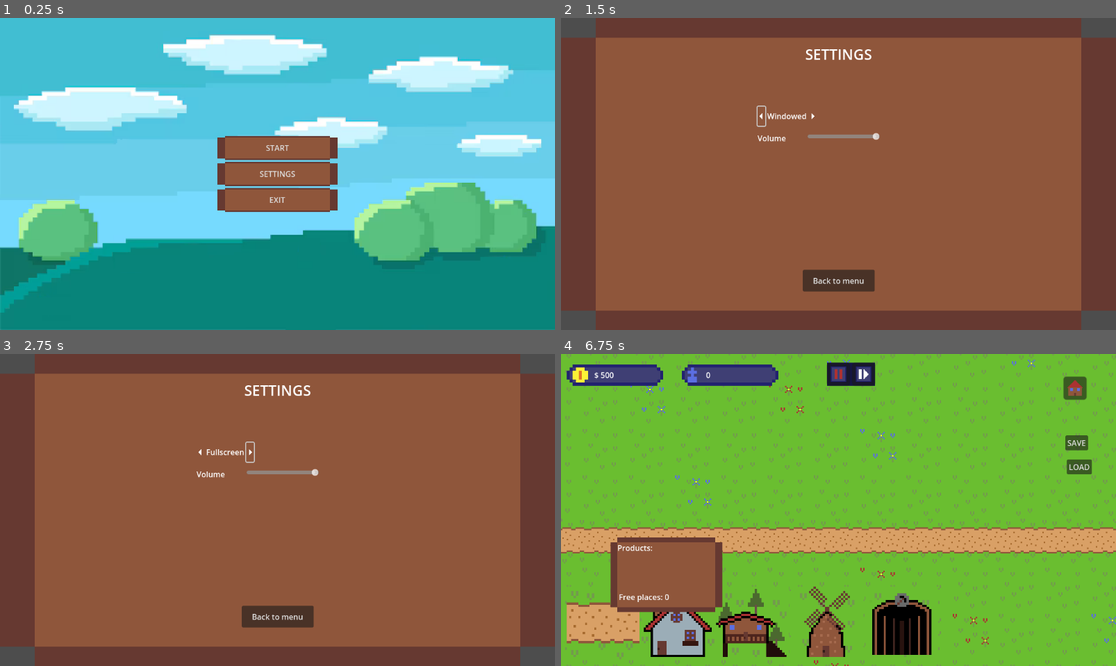
Above: before the commit, frames 1-4 (two rows, left to right).
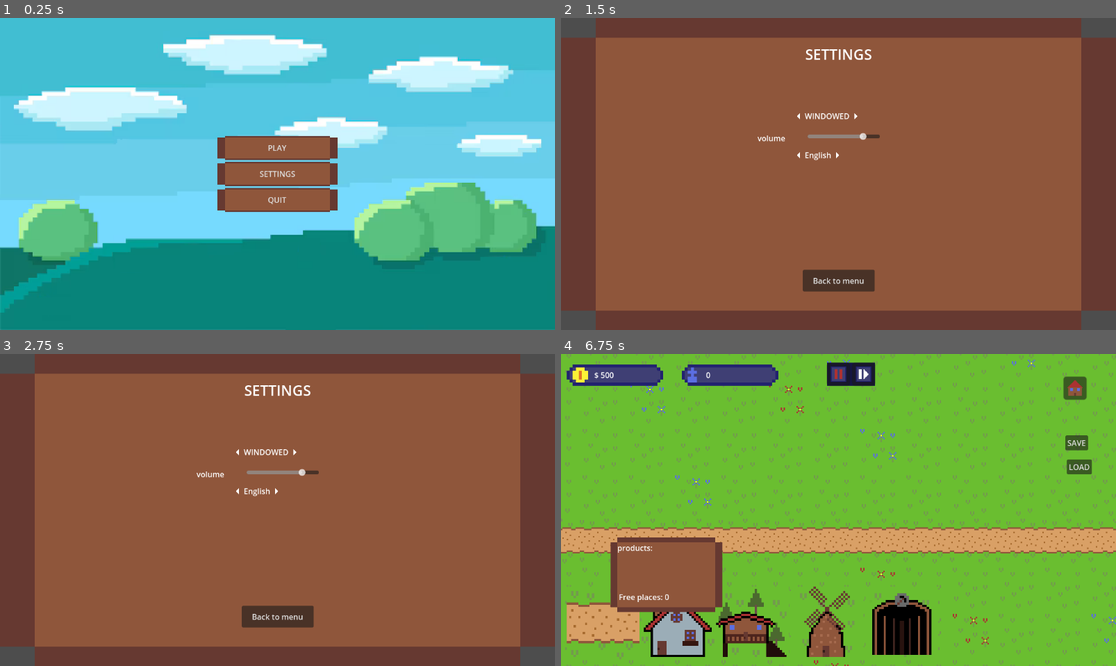
Above: after the commit, the same moments.

Repository: Dev-Karol1111/village
Game: Godot game, scene res://scenes/ui/menu.tscn
Same seed, same stepped clock (60 frames per second), same inputs: the game is played once before the commit and once after it.
Inputs (mouse positions are in pixels of both pictures, inside the frame that each line leads up to):
- Up to frame 1 (0.25 s): no input
- Up to frame 2 (1.5 s): click "SETTINGS" at 0.5 s; click (760, 114) at 1.27 s
- Up to frame 3 (2.75 s): click (249, 450) at 2.02 s
- Up to frame 4 (6.75 s): click "Back to menu" at 2.75 s; click "START" (after the commit: "PLAY") at 3.5 s; click "SAVE" at 4.25 s; click "LOAD" at 5 s; click (1077, 388) at 5.75 s; click (605, 622) at 6.52 s

The runs differ from the first frame. In frame 1, less than 0.1% of the frame differs, in the area x 47-53%, y 40-60%; in frame 2, 0.4%, in the area x 35-58%, y 28-46%; in frame 3, 0.4%; in frame 4, less than 0.1%.

Commit message:
Add language selection (Engish/Polish)

Diff:
--- a/project.godot
+++ b/project.godot
@@ -58,6 +58,10 @@
 ]
 }
 
+[internationalization]
+
+locale/translations=PackedStringArray("res://resources/Translation.pl.translation", "res://resources/Translation.en.translation")
+
 [rendering]
 
 textures/canvas_textures/default_texture_filter=0
--- /dev/null
+++ b/resources/Translation.csv
@@ -0,0 +1,23 @@
+key,en,pl
+start,PLAY,GRAJ
+settings,SETTINGS,USTAWIENIA
+exit,QUIT,WYJDŹ
+fullscreen,FULLSCREEN,PEŁNY EKRAN
+windowed,WINDOWED,OKNO
+volume,volume,Dźwięk
+back to menu,Back to menu,Wróć do menu
+save,SAVE,ZAPISZ
+load,LOAD,ZAŁADUJ
+products,Products,Wymagane materiały
+stone,stone,kamień
+wood,wood,drzewo
+flour,flout,mąka
+free places,Free places,Darmowe postawienia
+living people,Living people,Żyjące osoby
+mine,MINE,KOPALNIA
+mill,MILL,MŁYN
+lumberjack,LUMBERJACK,DRWAL
+workers,workers,pracownicy
+products,products,produkty
+production time,Production time,Czas produkcji
+items per day,Items per day,Produkty na dzień
--- a/scenes/ui/build_chose.tscn
+++ b/scenes/ui/build_chose.tscn
@@ -40,7 +40,7 @@
 offset_top = 0.030999899
 offset_right = 69.04
 offset_bottom = 23.031
-text = "Products:"
+text = "products"
 
 [node name="free_places" type="Label" parent="info"]
 layout_mode = 1
--- a/scenes/ui/edit_mode.tscn
+++ b/scenes/ui/edit_mode.tscn
@@ -94,14 +94,14 @@
 offset_top = 169.0
 offset_right = 1094.0
 offset_bottom = 200.0
-text = "SAVE"
+text = "save"
 
 [node name="load" type="Button" parent="."]
 offset_left = 1050.0
 offset_top = 219.0
 offset_right = 1097.0
 offset_bottom = 250.0
-text = "LOAD"
+text = "load"
 
 [node name="timeManagment" type="ColorRect" parent="."]
 offset_left = 552.0
--- a/scenes/ui/menu.tscn
+++ b/scenes/ui/menu.tscn
@@ -65,7 +65,7 @@
 theme_override_styles/normal = SubResource("StyleBoxTexture_c2n5p")
 theme_override_styles/pressed = SubResource("StyleBoxTexture_ntye7")
 theme_override_styles/hover = SubResource("StyleBoxTexture_w6y0u")
-text = "START"
+text = "start"
 
 [node name="settings" type="Button" parent="VBoxContainer"]
 custom_minimum_size = Vector2(0, 50)
@@ -74,7 +74,7 @@
 theme_override_styles/normal = SubResource("StyleBoxTexture_c2n5p")
 theme_override_styles/pressed = SubResource("StyleBoxTexture_ntye7")
 theme_override_styles/hover = SubResource("StyleBoxTexture_w6y0u")
-text = "SETTINGS"
+text = "settings"
 
 [node name="exit" type="Button" parent="VBoxContainer"]
 custom_minimum_size = Vector2(0, 50)
@@ -83,7 +83,7 @@
 theme_override_styles/normal = SubResource("StyleBoxTexture_c2n5p")
 theme_override_styles/pressed = SubResource("StyleBoxTexture_ntye7")
 theme_override_styles/hover = SubResource("StyleBoxTexture_w6y0u")
-text = "EXIT"
+text = "exit"
 
 [connection signal="pressed" from="VBoxContainer/start" to="." method="_on_start_pressed"]
 [connection signal="pressed" from="VBoxContainer/settings" to="." method="_on_settings_pressed"]
--- a/scenes/ui/settings.tscn
+++ b/scenes/ui/settings.tscn
@@ -42,7 +42,7 @@
 offset_right = 37.0
 offset_bottom = 12.847992
 grow_horizontal = 2
-text = "SETTINGS"
+text = "settings"
 label_settings = SubResource("LabelSettings_vrkq3")
 
 [node name="VBox" type="VBoxContainer" parent="."]
@@ -60,9 +60,10 @@
 grow_vertical = 2
 
 [node name="fullscreen" parent="VBox" instance=ExtResource("2_7pacj")]
-custom_minimum_size = Vector2(0, 50)
+custom_minimum_size = Vector2(250, 50)
 layout_mode = 2
-options = Array[String](["Fullscreen", "Windowed"])
+size_flags_horizontal = 8
+options = Array[String](["fullscreen", "windowed"])
 
 [node name="volume" type="HBoxContainer" parent="VBox"]
 layout_mode = 2
@@ -70,7 +71,7 @@
 [node name="Label" type="Label" parent="VBox/volume"]
 custom_minimum_size = Vector2(100, 0)
 layout_mode = 2
-text = "Volume"
+text = "volume"
 
 [node name="volume_slider" type="HSlider" parent="VBox/volume"]
 custom_minimum_size = Vector2(150, 0)
@@ -78,6 +79,12 @@
 max_value = 1.0
 step = 0.05
 value = 1.0
+
+[node name="language" parent="VBox" instance=ExtResource("2_7pacj")]
+custom_minimum_size = Vector2(250, 50)
+layout_mode = 2
+size_flags_horizontal = 8
+options = Array[String](["English", "Polish"])
 
 [node name="back_to_menu" type="Button" parent="."]
 layout_mode = 1
@@ -92,7 +99,7 @@
 offset_bottom = 45.063965
 grow_horizontal = 2
 grow_vertical = 0
-text = "Back to menu"
+text = "back to menu"
 
 [connection signal="value_changed" from="VBox/volume/volume_slider" to="." method="_on_volume_slider_value_changed"]
 [connection signal="pressed" from="back_to_menu" to="." method="_on_back_to_menu_pressed"]
--- a/scripts/ui/build_chose.gd
+++ b/scripts/ui/build_chose.gd
@@ -23,23 +23,24 @@
 	pass
 
 func update_data():
-	var products_text := "Products: \n"
+	var products_text := tr("products") + ": \n"
 	for need_product in data.products_need_to_build.keys():
 		var value
 		if Managment.products.has(need_product.name):
 			value = Managment.products[need_product.name]
 		else:
 			value = 0
-		products_text += " * %s %s/%s \n" % [need_product.name, value, data.products_need_to_build[need_product]]
+		var product_name = tr(need_product.name)
+		products_text += " * %s %s/%s \n" % [product_name, value, data.products_need_to_build[need_product]]
 
 	products_label.text = products_text
 	if Managment.free_places.has(data):
-		free_places_label.text = "Free places: %s" % Managment.free_places[data]
+		free_places_label.text = tr("free places") + ": %s" % Managment.free_places[data]
 	else:
-		free_places_label.text = "Free places: 0"
+		free_places_label.text = tr("free places") + ": 0"
 
 	if data.type == "house":
-		living_people_label.text = "Living people: %s" % data.living_people
+		living_people_label.text = tr("living people") + ": %s" % data.living_people
 
 func _on_texture_button_pressed() -> void:
 	edit_menu.set_block(data)
--- a/scripts/ui/build_ui.gd
+++ b/scripts/ui/build_ui.gd
@@ -22,10 +22,11 @@
 func update_data():
 	build_name.text = data.name
 	actual_workers = Managment.betting[cords].get("workers", 0)
-	workers.text = "workers: %s/%s" % [actual_workers, data.need_workers]
-	var text = "products:\n"
+	workers.text = tr("workers") + ": %s/%s" % [actual_workers, data.need_workers]
+	var text = tr("products") + ":\n"
 	for product in data.input_products.keys():
-		text += " * %s %s/%s \n" % [product.name, Managment.products[product.name], data.input_products[product]]
+		var product_name = tr(product.name)
+		text += " * %s %s/%s \n" % [product_name, Managment.products[product.name], data.input_products[product]]
 	products.text = text
-	production_time.text = "production time: %s" % [data.product_time]
-	items_per_day.text = "items per day: %s" % [IPD]
+	production_time.text = tr("production time") + ": %s" % [data.product_time]
+	items_per_day.text = tr("items per day") + ": %s" % [IPD]
--- a/scripts/ui/menu.gd
+++ b/scripts/ui/menu.gd
@@ -1,6 +1,7 @@
 extends Control
 
-
+func _ready() -> void:
+	load("res://scenes/ui/settings.tscn").instantiate().load_settings(true)
 
 func _on_exit_pressed() -> void:
 	get_tree().quit()
--- a/scripts/ui/select.gd
+++ b/scripts/ui/select.gd
@@ -1,16 +1,16 @@
 extends Control
 
-@export var options : Array[String] = ["Option1", "Option2"]
-@export var option_selected : int = 1
+@export var options: Array[String] = ["Option1", "Option2"]
+@export var option_selected: int = 1
 
 var selected
 
 signal value_changed(string: String)
 
-@onready var option_label : Label = $"HBox/Label"
+@onready var option_label: Label = $"HBox/Label"
 
-# Called when the node enters the scene tree for the first time.
-func _ready() -> void:
+
+func _ready() -> void :
 	selected = option_selected - 1
 	option_label.text = options[selected]
 
@@ -19,10 +19,13 @@
 	option_label.text = options[selected]
 	value_changed.emit(options[selected])
 
+func select(change: int):
+	update(change)
 
-func _on_left_pressed() -> void:
+
+func _on_left_pressed() -> void :
 	update(-1)
 
 
-func _on_button_pressed() -> void:
+func _on_button_pressed() -> void :
 	update(1)
--- a/scripts/ui/settings.gd
+++ b/scripts/ui/settings.gd
@@ -1,32 +1,34 @@
 extends Control
 
-@onready var fullscreen_change := $"VBox/fullscreen"
-@onready var volume : HSlider = $"VBox/volume/volume_slider"
+@onready var fullscreen_change: = $"VBox/fullscreen"
+@onready var volume: HSlider = $"VBox/volume/volume_slider"
+@onready var language_change := $"VBox/language"
 
 var settings_dir = "user://settings.cfg"
 var config = ConfigFile.new()
 
-var fullscreen := false
-var volume_value := 0.8
+var fullscreen: = false
+var volume_value: = 0.8
+var language := "en"
 
-# Called when the node enters the scene tree for the first time.
-func _ready() -> void:
+func _ready() -> void :
 	load_settings()
 	fullscreen_change.value_changed.connect(fullscreen_changed)
+	language_change.value_changed.connect(language_changed)
 
-# Called every frame. 'delta' is the elapsed time since the previous frame.
-func _process(delta: float) -> void:
+func _process(_delta: float) -> void :
 	pass
 
 func save_settings():
 	config.set_value("audio", "music_volume", volume_value)
 	config.set_value("video", "fullscreen", fullscreen)
+	config.set_value("video", "language", language)
 
 	var err = config.save(settings_dir)
 	if err != OK:
 		print(err)
 
-func load_settings():
+func load_settings(pre_loading: bool = false):
 	var err = config.load("user://settings.cfg")
 	if err != OK:
 		save_settings()
@@ -34,17 +36,35 @@
 
 	volume_value = config.get_value("audio", "music_volume", volume_value)
 	fullscreen = config.get_value("video", "fullscreen", fullscreen)
+	language = config.get_value("video", "language", language)
 
-	volume.value = volume_value
 
+	if !pre_loading:
+		volume.value = volume_value
+
+		if !fullscreen:
+			fullscreen_change.select(-1)
+
+		if language != "en":
+			language_change.select(-1)
 	AudioServer.set_bus_volume_db(AudioServer.get_bus_index("Master"), linear_to_db(volume_value))
 	if fullscreen:
 		DisplayServer.window_set_mode(DisplayServer.WINDOW_MODE_FULLSCREEN)
 	else:
 		DisplayServer.window_set_mode(DisplayServer.WINDOW_MODE_WINDOWED)
+	TranslationServer.set_locale(language)
+
+func language_changed(value):
+	if value == "English":
+		language = "en"
+	elif value == "Polish":
+		language = "pl"
+
+	save_settings()
+	TranslationServer.set_locale(language)
 
 func fullscreen_changed(value):
-	if value == "Fullscreen":
+	if value == "fullscreen":
 		fullscreen = true
 	else:
 		fullscreen = false
@@ -55,11 +75,11 @@
 	else:
 		DisplayServer.window_set_mode(DisplayServer.WINDOW_MODE_WINDOWED)
 
-func _on_volume_slider_value_changed(value: float) -> void:
+func _on_volume_slider_value_changed(value: float) -> void :
 	volume_value = value
 	save_settings()
 	AudioServer.set_bus_volume_db(AudioServer.get_bus_index("Master"), linear_to_db(volume_value))
 
 
-func _on_back_to_menu_pressed() -> void:
+func _on_back_to_menu_pressed() -> void :
 	get_tree().change_scene_to_file("res://scenes/ui/menu.tscn")
Binary file added: resources/Translation.en.translation
Binary file added: resources/Translation.pl.translation
